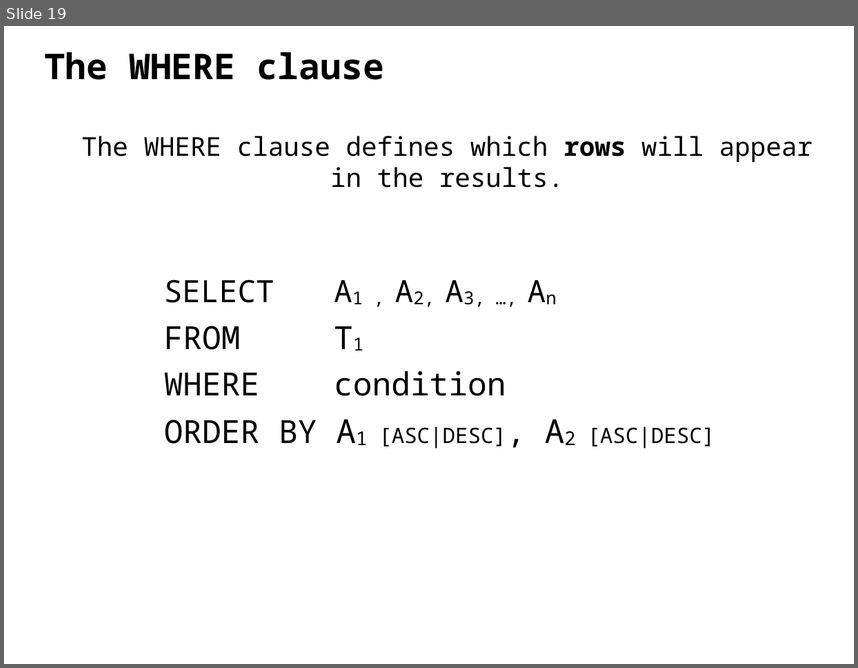
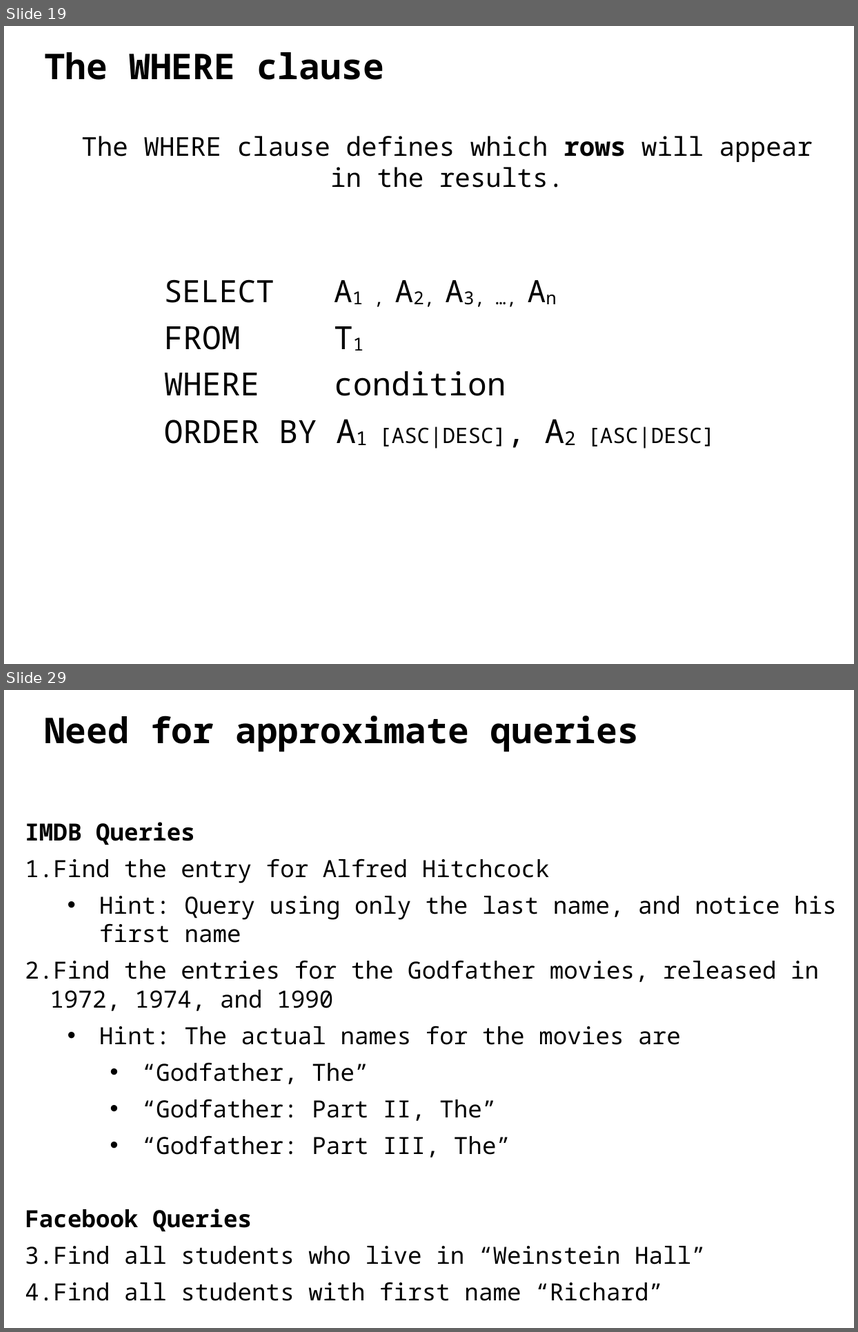
Before and after one commit to ipeirotis/introduction-to-databases, a slide deck: C-SQL.pptx. Shown one above the other, each under a label of ours: slide 19 before the commit, slides 19 and 29 after it; the slides between them are not shown. The pictures are 858x668 and 858x1332 pixels, drawn with LibreOffice and Linux fonts; fonts in the diff are those of the drawing. Boxes give left, top, right and bottom in pixels: in the first picture for what was removed or moved away, otherwise in the second. Text is boxed around its words. In the diff, an @@ line names an element or a change of style, - is before the commit and + after.

```diff
--- a/C-SQL.pptx
+++ b/C-SQL.pptx
@@ slide 29 added at <box>4,690,854,1328</box>, background #FFFFFF @@
@@ text added at <box>44,716,639,752</box>, 30 pt, text #000000, bold @@
+Need for approximate queries
@@ text added at <box>25,822,837,1301</box>, 20 pt, text #000000 @@
+IMDB Queries
+1. Find the entry for Alfred Hitchcock
+  • Hint: Query using only the last name, and notice his first name
+2. Find the entries for the Godfather movies, released in 1972, 1974, and 1990
+  • Hint: The actual names for the movies are
+    • “Godfather, The”
+    • “Godfather: Part II, The”
+    • “Godfather: Part III, The”
+Facebook Queries
+1. Find all students who live in “Weinstein Hall”
+2. Find all students with first name “Richard”
```
Also in this commit, not shown: 7 slides changed, 6 other slides added, 1 slide removed.
